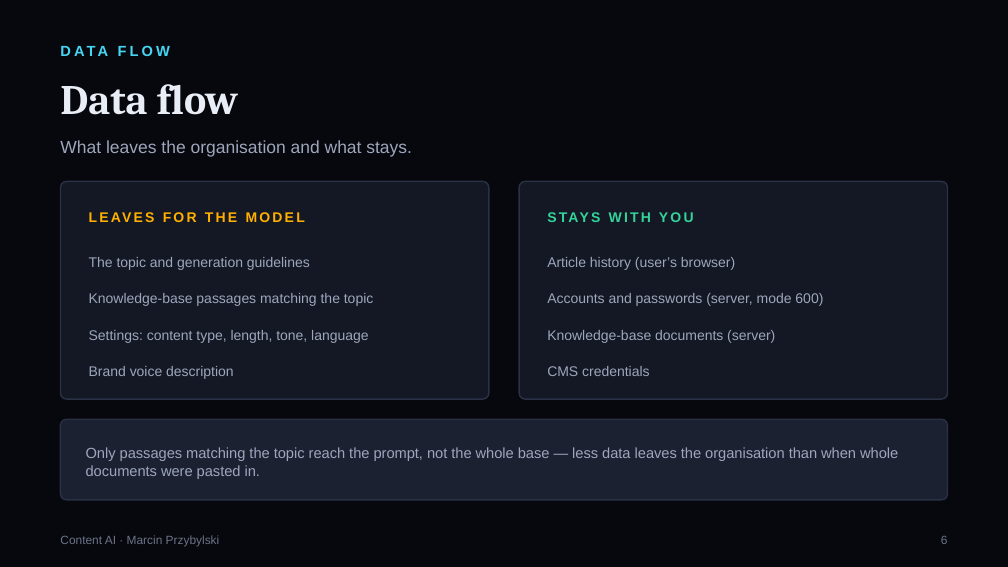
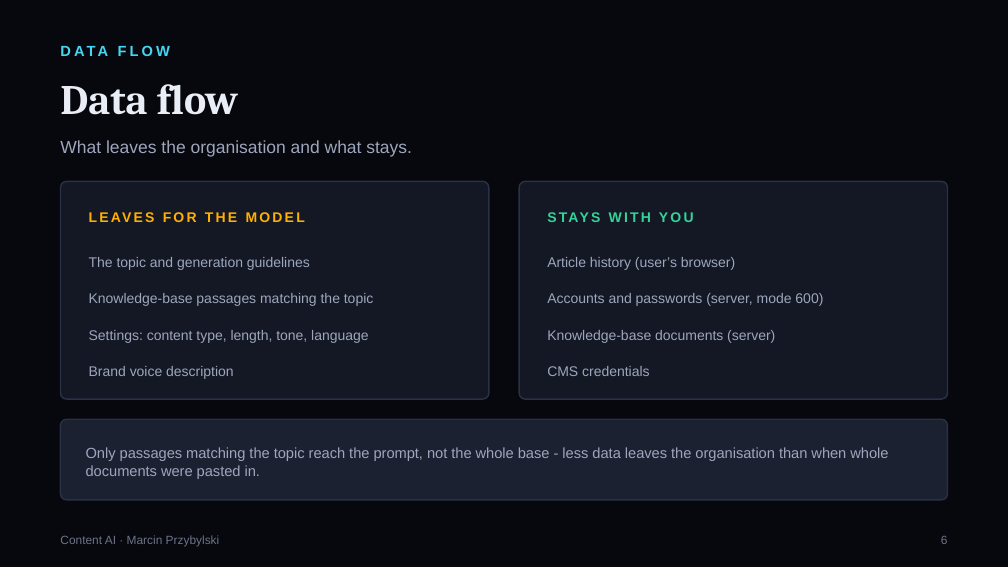
Before and after one commit to Marcin1000/ContentAI, a slide deck: slide 7 of prezentacje/EN/ContentAI_Security_EN.pptx. Drawn at 1008x567 pixels with LibreOffice and Linux fonts; fonts in the diff are those of the drawing. Boxes give left, top, right and bottom in pixels: in the first picture for what was removed or moved away, otherwise in the second. Text is boxed around its words. In the diff, an @@ line names an element or a change of style, - is before the commit and + after.

```diff
--- a/prezentacje/EN/ContentAI_Security_EN.pptx
+++ b/prezentacje/EN/ContentAI_Security_EN.pptx
@@ text at (86, 447, 888, 479): text changed @@
-Only passages matching the topic reach the prompt, not the whole base — less data leaves the organisation than when whole documents were pasted in.
+Only passages matching the topic reach the prompt, not the whole base - less data leaves the organisation than when whole documents were pasted in.
```
Also in this commit, not shown: 7 other slides changed, 17 other files.
